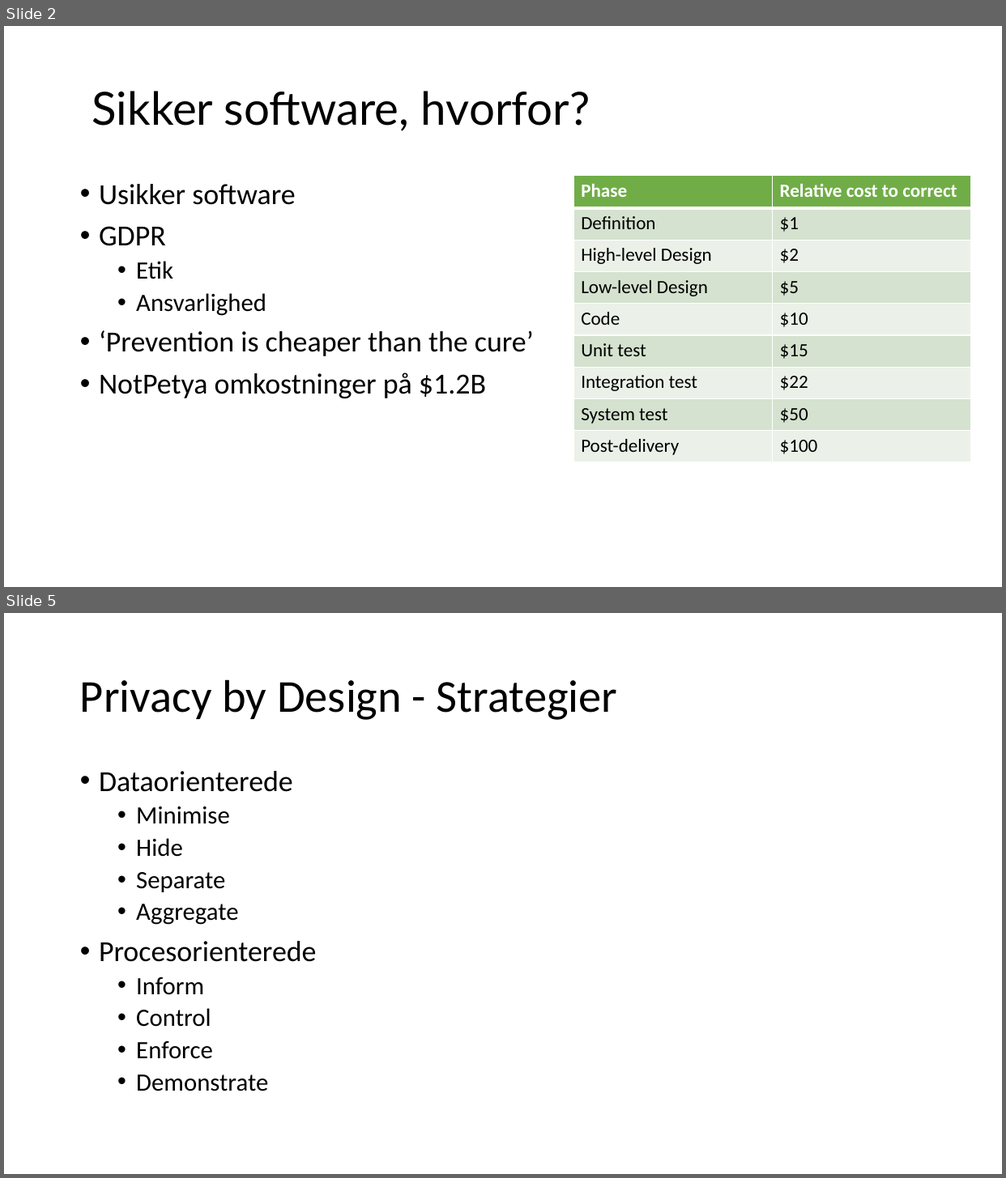
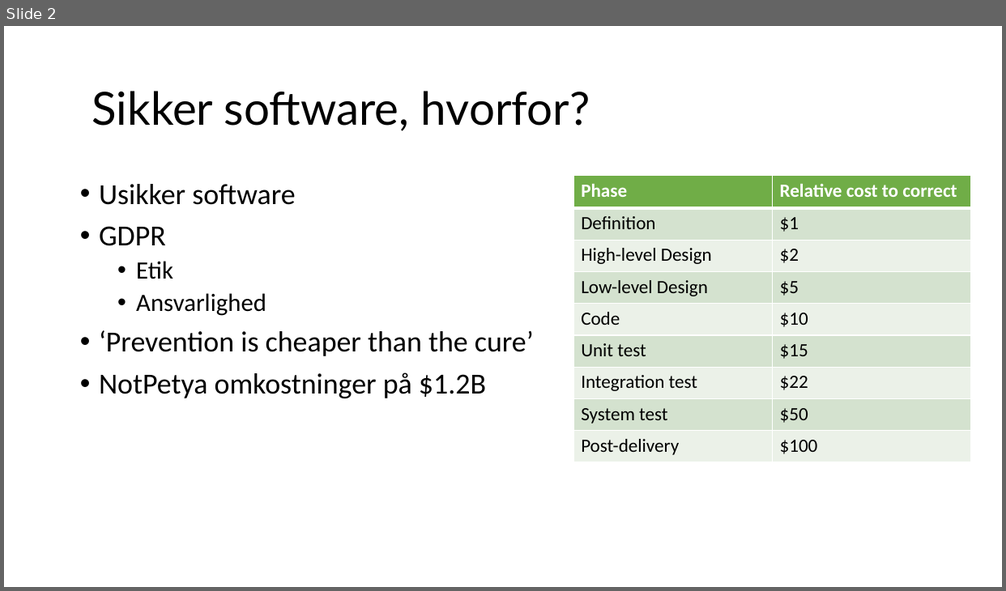
Before and after one commit to Kristiansax/kea-software-security-exam-slides, a slide deck: 1- Trusler mod software.pptx. Shown one above the other, each under a label of ours: slides 2 and 5 before the commit, slide 2 after it; the slides between them are not shown. The pictures are 1006x1178 and 1006x591 pixels, drawn with LibreOffice and Linux fonts; fonts in the diff are those of the drawing. Boxes give left, top, right and bottom in pixels: in the first picture for what was removed or moved away, otherwise in the second. Text is boxed around its words. In the diff, an @@ line names an element or a change of style, - is before the commit and + after.

```diff
--- a/1- Trusler mod software.pptx
+++ b/1- Trusler mod software.pptx
@@ slide 5 removed at bbox=[4, 613, 1002, 1174], background #FFFFFF @@
@@ title removed at bbox=[80, 679, 617, 720] @@
-Privacy by Design - Strategier
@@ text removed at bbox=[99, 771, 317, 1092] @@
-• Dataorienterede
-  • Minimise
-  • Hide
-  • Separate
-  • Aggregate
-• Procesorienterede
-  • Inform
-  • Control
-  • Enforce
-  • Demonstrate
```
Also in this commit, not shown: 1 slide changed, 1 slide added, 4 other slides removed, 6 other files.
